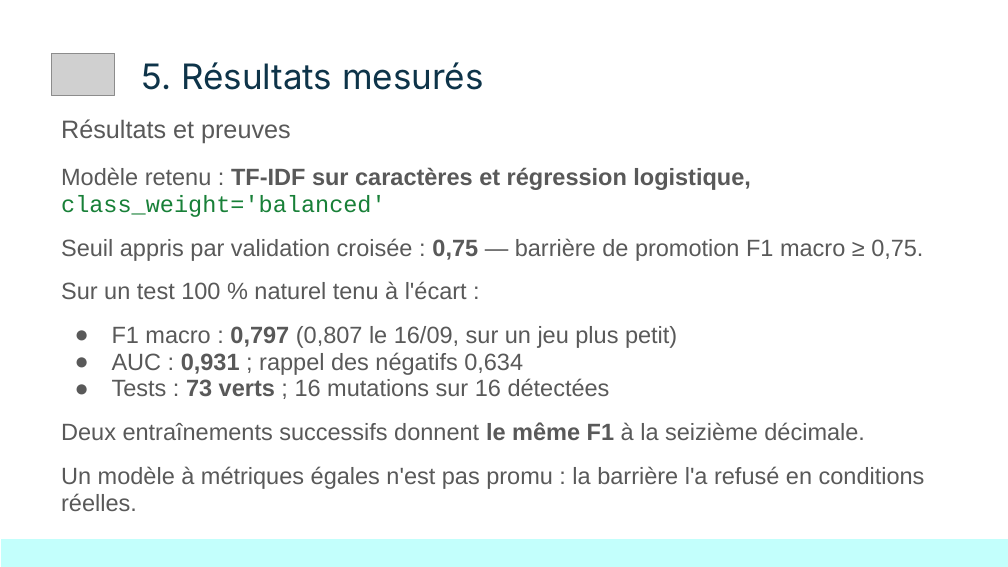
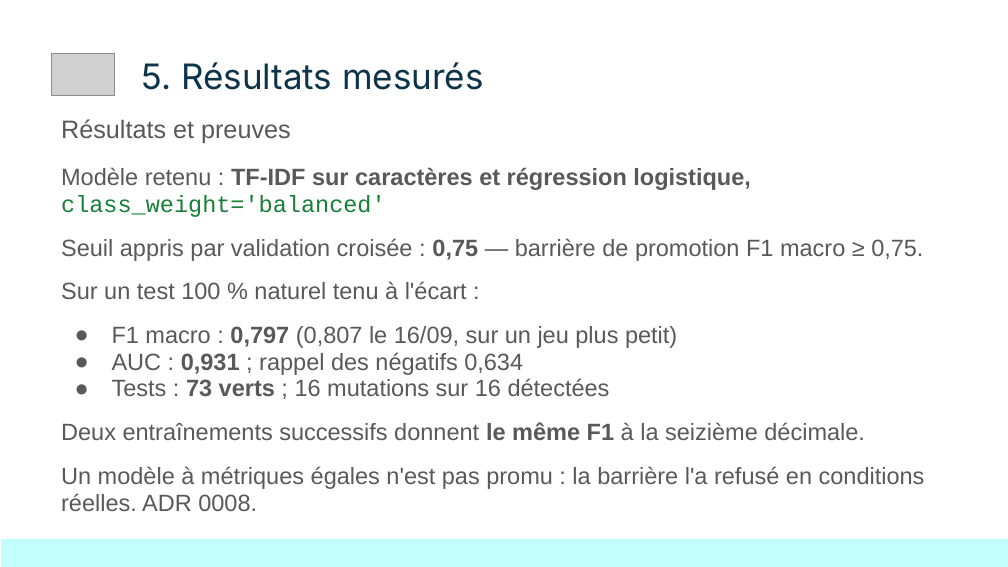
Before and after one commit to KinSushi/reviewpulse-pipeline, a slide deck: slide 7 of docs/presentation/ReviewPulse_DemoDay.pptx. Drawn at 1008x567 pixels with LibreOffice and Linux fonts; fonts in the diff are those of the drawing; grey boxes stand for pictures. Boxes give left, top, right and bottom in pixels: in the first picture for what was removed or moved away, otherwise in the second. Text is boxed around its words. In the diff, an @@ line names an element or a change of style, - is before the commit and + after.

```diff
--- a/docs/presentation/ReviewPulse_DemoDay.pptx
+++ b/docs/presentation/ReviewPulse_DemoDay.pptx
@@ text at (61, 466, 925, 511): text changed @@
-Un modèle à métriques égales n'est pas promu : la barrière l'a refusé en conditions réelles.
+Un modèle à métriques égales n'est pas promu : la barrière l'a refusé en conditions réelles. ADR 0008.
```
Also in this commit, not shown: 3 other slides changed, 27 other files.
